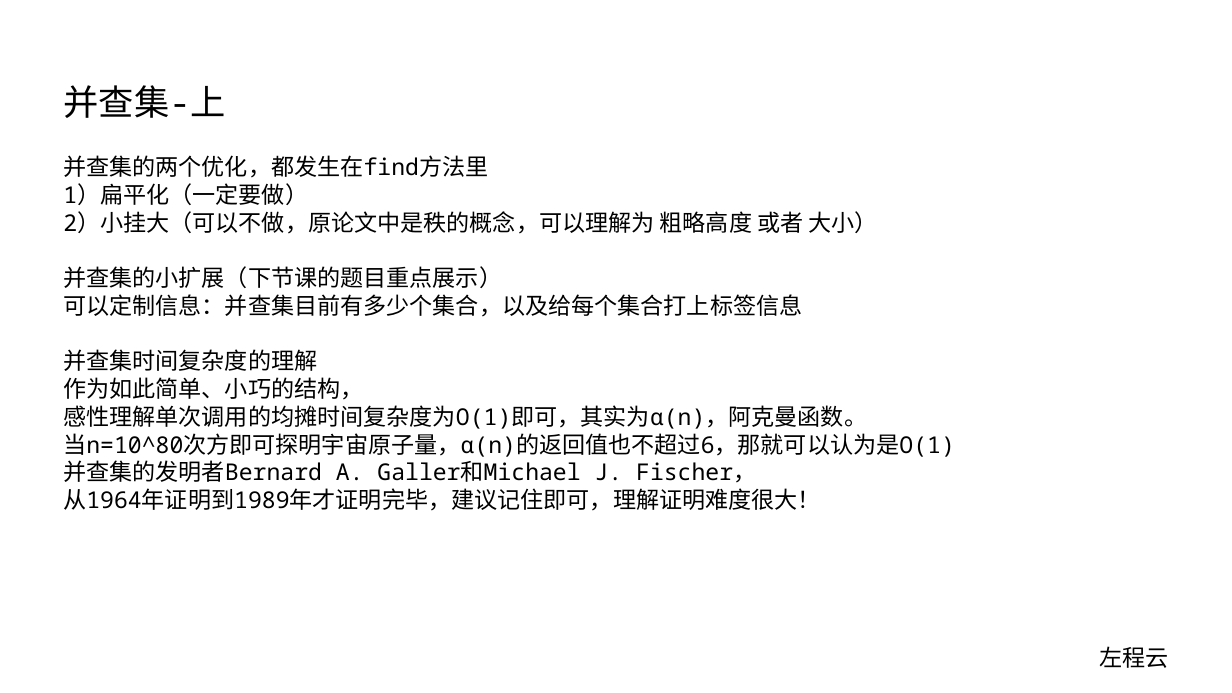
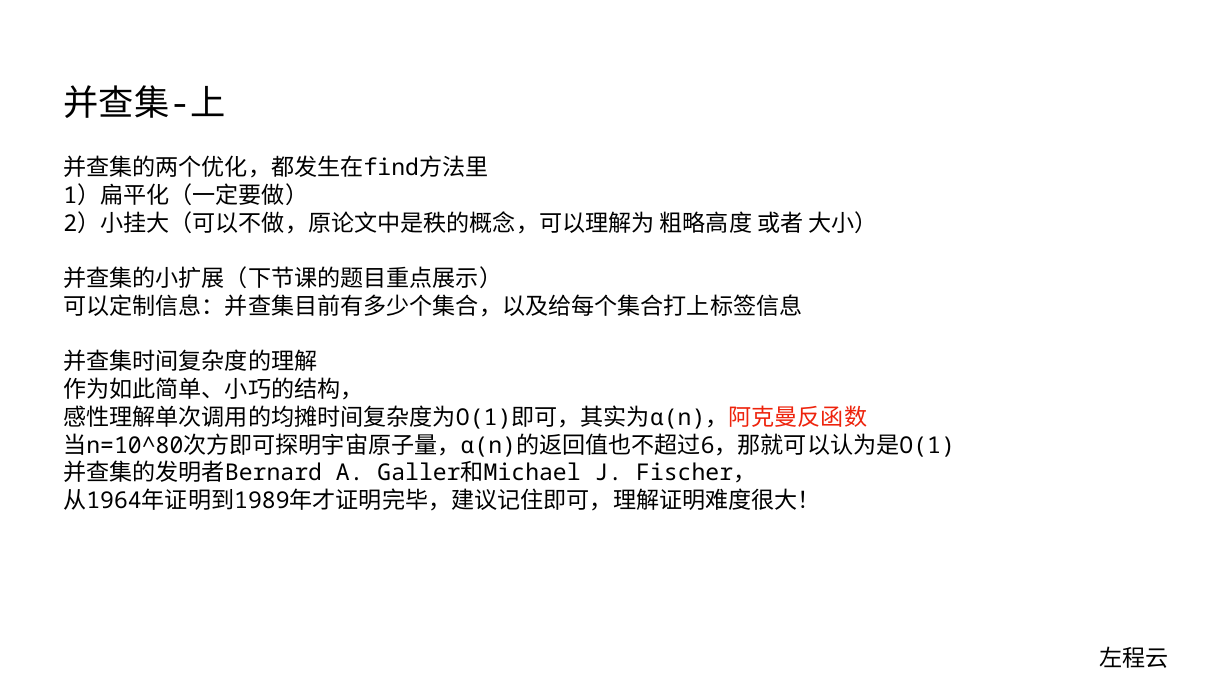
Before and after one commit to algorithmzuo/algorithm-journey, a slide deck: slide 2 of ppt/算法讲解056【必备】并查集-上.pptx. Drawn at 1232x693 pixels with LibreOffice and Linux fonts; fonts in the diff are those of the drawing. Boxes give left, top, right and bottom in pixels: in the first picture for what was removed or moved away, otherwise in the second. Text is boxed around its words. In the diff, an @@ line names an element or a change of style, - is before the commit and + after.

```diff
--- a/ppt/算法讲解056【必备】并查集-上.pptx
+++ b/ppt/算法讲解056【必备】并查集-上.pptx
@@ text at [63,405,867,429]: text changed @@
-感性理解单次调用的均摊时间复杂度为O(1)即可，其实为α(n)，阿克曼函数。
+感性理解单次调用的均摊时间复杂度为O(1)即可，其实为α(n)，阿克曼反函数
```
Also in this commit, not shown: 1 other slide changed, 1 other file.
